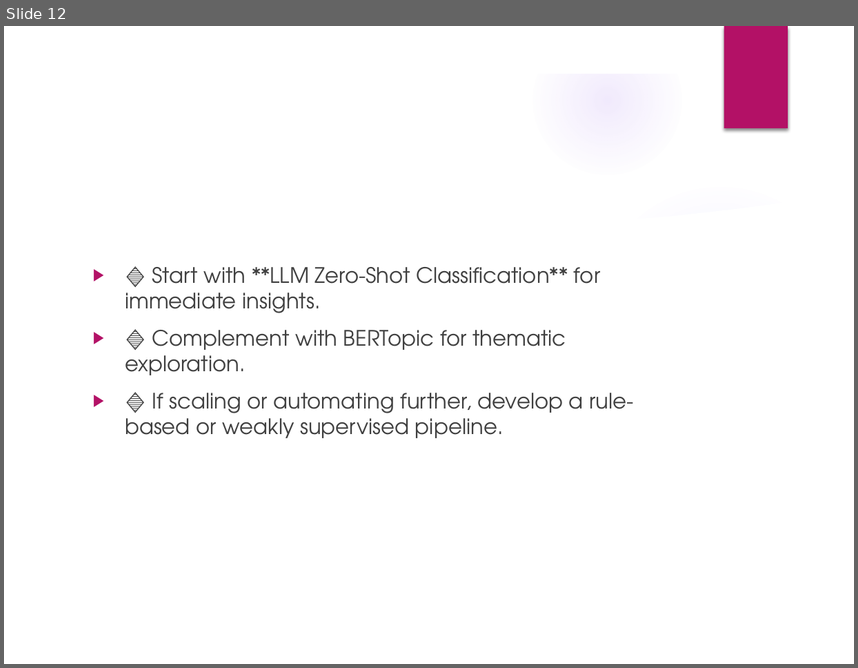
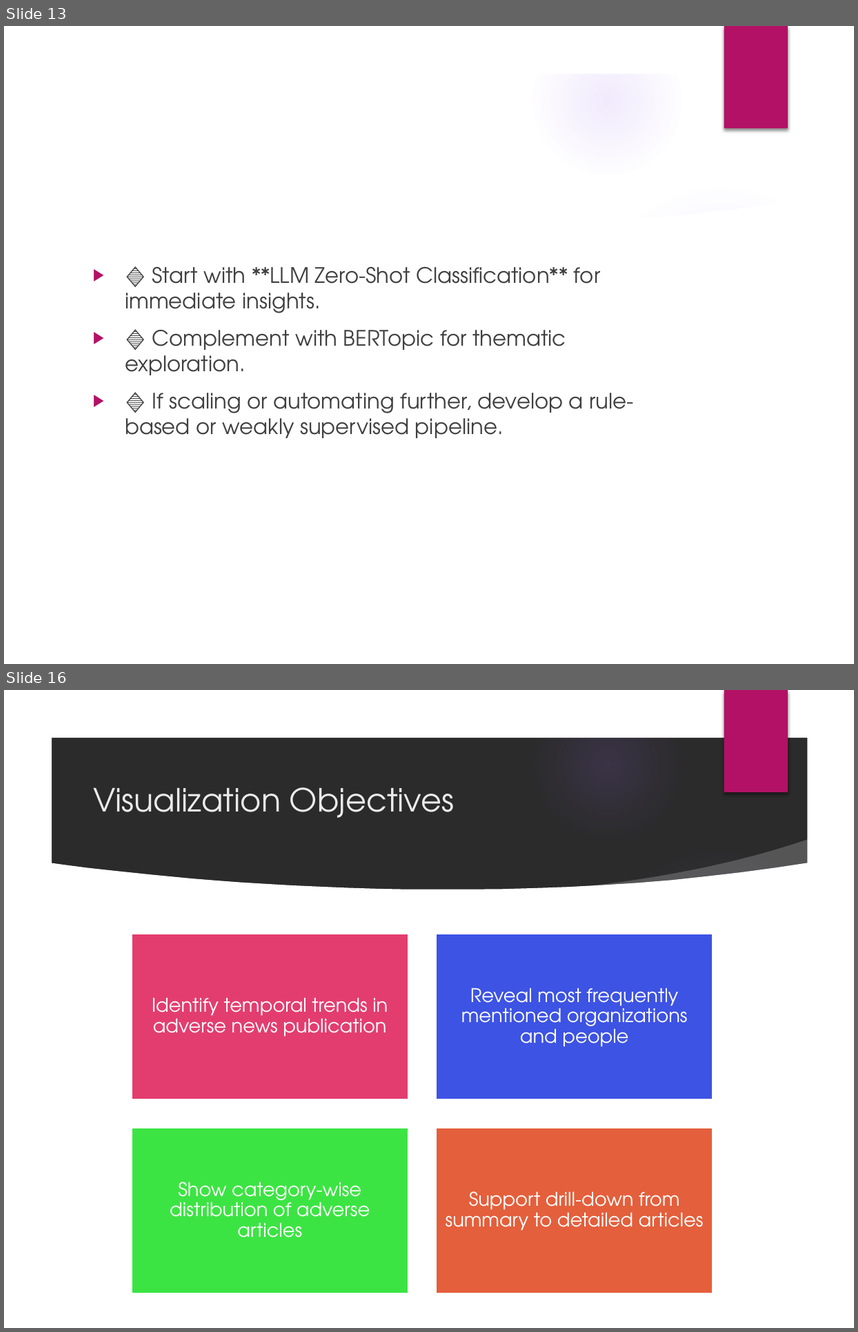
Before and after one commit to ChooseAddress2024/DBS, a slide deck: DBS_Assessment_Final.pptx. Shown one above the other, each under a label of ours: slide 12 before the commit, slides 13 and 16 after it; the slides between them are not shown. The pictures are 858x668 and 858x1332 pixels, drawn with LibreOffice and Linux fonts; fonts in the diff are those of the drawing; background and template pictures are left out; a plain dark background stands for a picture behind light text. Boxes give left, top, right and bottom in pixels: in the first picture for what was removed or moved away, otherwise in the second. Text is boxed around its words. In the diff, an @@ line names an element or a change of style, - is before the commit and + after.

```diff
--- a/DBS_Assessment_Final.pptx
+++ b/DBS_Assessment_Final.pptx
@@ slide 16 added at [4,690,854,1328], background picture (left out); not listed: 9 template elements that a slide beside it also shows @@
@@ title added at [93,787,454,818], 27 pt, text #EBEBEB @@
+Visualization Objectives
@@ group added at [132,933,713,1292]: 4 rectangles, 4 texts @@
+Identify temporal trends in adverse news publication
+Reveal most frequently mentioned organizations and people
+Show category-wise distribution of adverse articles
+Support drill-down from summary to detailed articles
@@ what was slide 12 is now slide 13 @@
```
Also in this commit, not shown: 1 slide changed, 3 other slides added, 4 other files.
